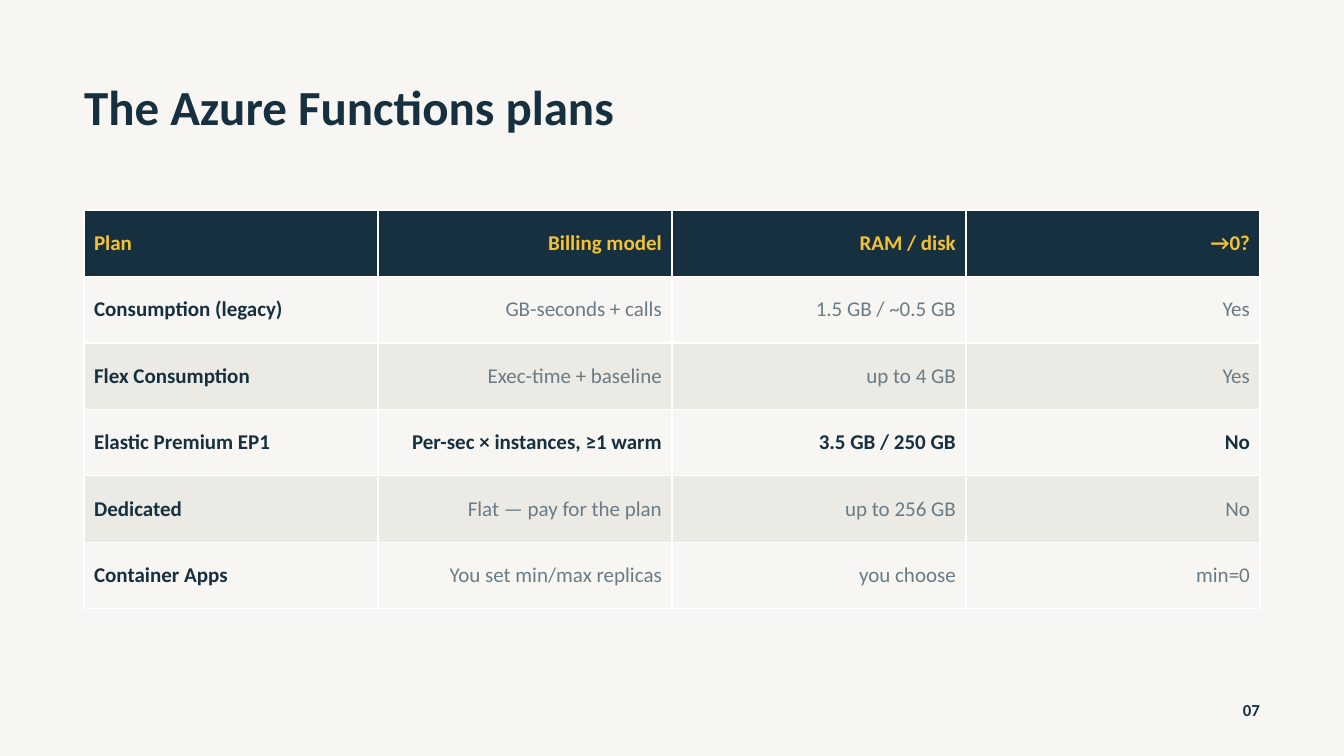
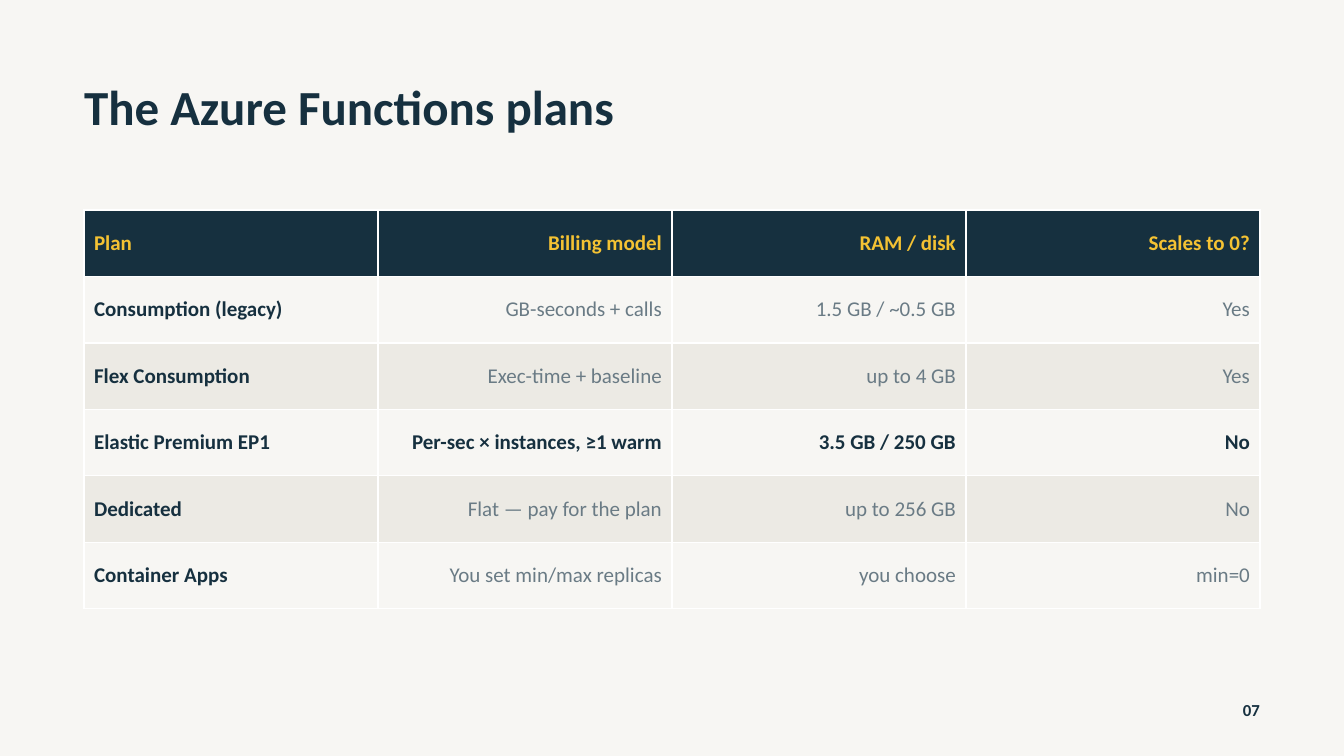
Before and after one commit to 1kevgriff/my-8000-serverless-mistake, a slide deck: slide 7 of slides/My $8000 Serverless Mistake v2.pptx. Drawn at 1344x756 pixels with LibreOffice and Linux fonts; fonts in the diff are those of the drawing. Boxes give left, top, right and bottom in pixels: in the first picture for what was removed or moved away, otherwise in the second. Text is boxed around its words. In the diff, an @@ line names an element or a change of style, - is before the commit and + after.

```diff
--- a/slides/My $8000 Serverless Mistake v2.pptx
+++ b/slides/My $8000 Serverless Mistake v2.pptx
@@ table at [84, 210, 1261, 609] @@
-row 1, column 4: →0?
+row 1, column 4: Scales to 0?
```
